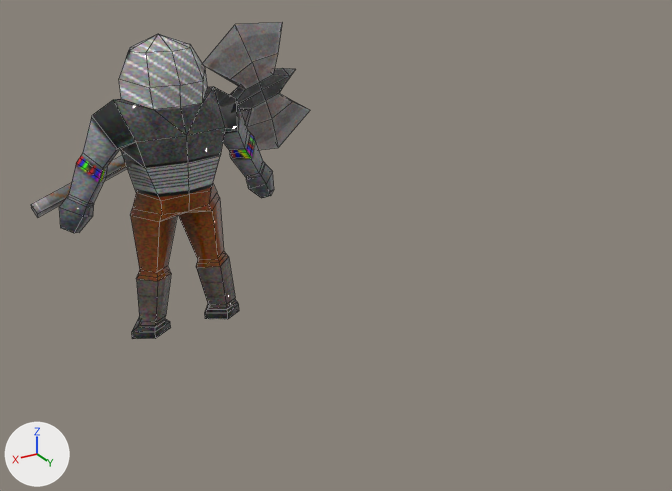
Two versions of the FBX model Assets/pruebas/Export_Unity/Animaciones/Pesado/Attack.fbx, one commit apart.
Camera for both pictures: a camera (50 mm lens) standing at (0.292, 0.298, 0.223) and looking at (0.067, -0.076, 0.036). The lights are fixed; the arrows at lower left show +X, +Y and +Z. Mesh edges are drawn as thin lines. Where no turn or scale is listed for an object, it has been applied to the vertices.
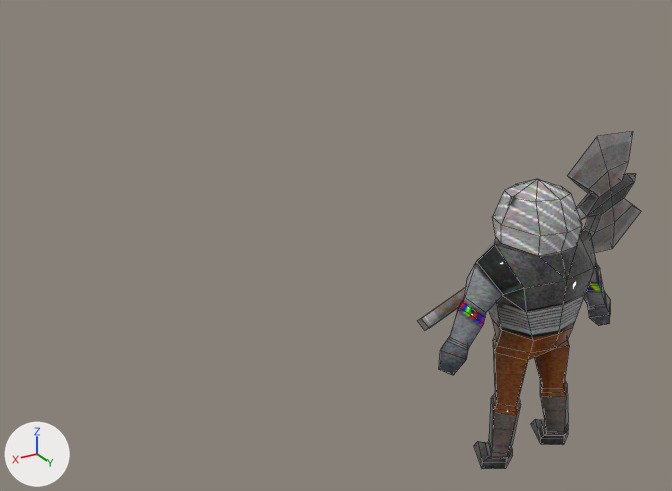
The change, as a list of edits to the scene's bpy script:
```text
Change ob_cylinder001:
    ob_cylinder001.location: (0.1823, -0.1365, 0.0674) -> (0.0266, -0.0302, 0.0114)
Change ob_box001:
    ob_box001.location: (0.1377, -0.108, 0.0714) -> (-0.0011, -0.0003, 0.0087)
```

Location of each change, [x1, y1, x2, y2] in pixels of the pictures (672 x 491 px):
'Box001', moved: before [59, 34, 274, 339]; after [439, 179, 610, 469]
'Cylinder001', moved: before [31, 22, 310, 217]; after [417, 131, 641, 330]
